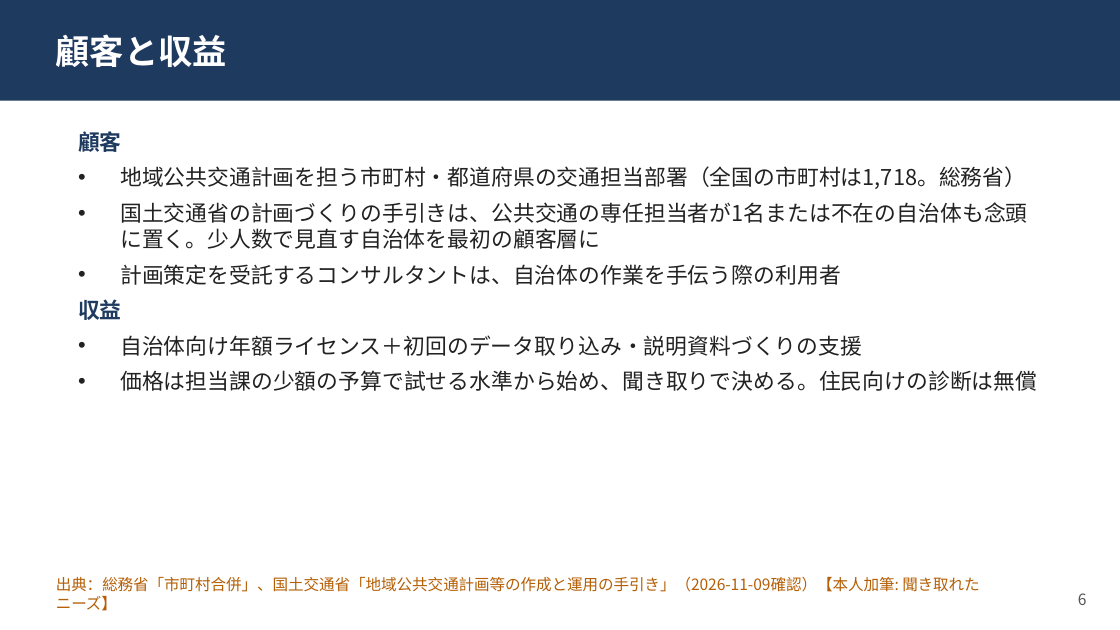
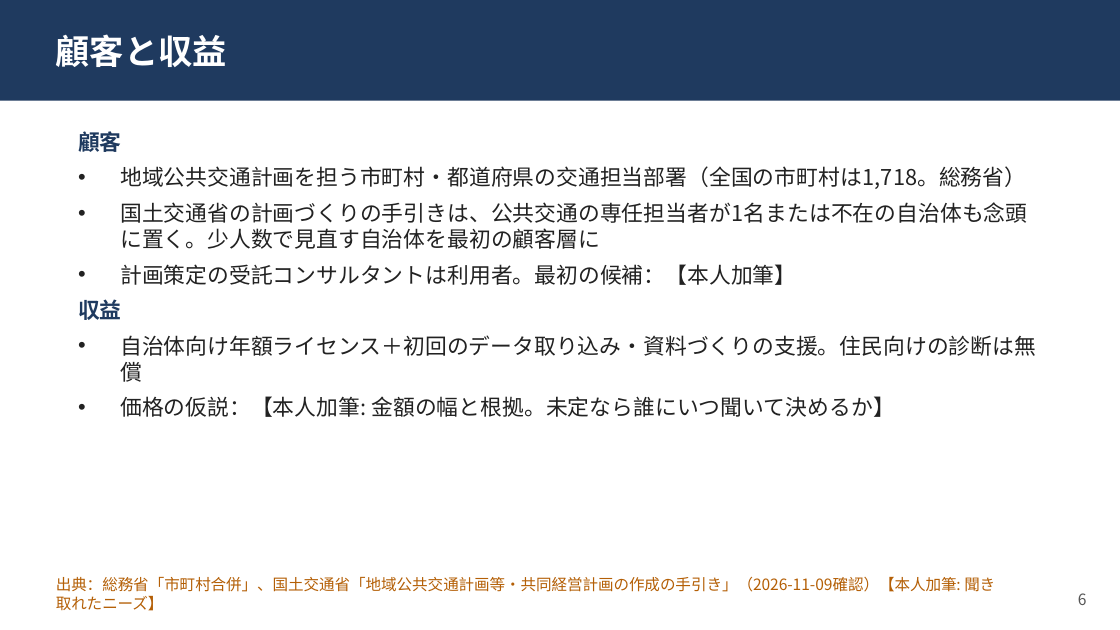
Before and after one commit to sota1111/geo-campaign-2026, a slide deck: slide 6 of contests/ichibiz-2026/submission/business/supplement/supplement.pptx. Drawn at 1120x630 pixels with LibreOffice and Linux fonts; fonts in the diff are those of the drawing. Boxes give left, top, right and bottom in pixels: in the first picture for what was removed or moved away, otherwise in the second. Text is boxed around its words. In the diff, an @@ line names an element or a change of style, - is before the commit and + after.

```diff
--- a/contests/ichibiz-2026/submission/business/supplement/supplement.pptx
+++ b/contests/ichibiz-2026/submission/business/supplement/supplement.pptx
@@ text at bbox=[120, 264, 796, 285]: text changed @@
-• 計画策定を受託するコンサルタントは、自治体の作業を手伝う際の利用者
+• 計画策定の受託コンサルタントは利用者。最初の候補：【本人加筆】
@@ text at bbox=[120, 335, 1036, 417]: text changed @@
-• 自治体向け年額ライセンス＋初回のデータ取り込み・説明資料づくりの支援
-• 価格は担当課の少額の予算で試せる水準から始め、聞き取りで決める。住民向けの診断は無償
+• 自治体向け年額ライセンス＋初回のデータ取り込み・資料づくりの支援。住民向けの診断は無償
+• 価格の仮説：【本人加筆: 金額の幅と根拠。未定なら誰にいつ聞いて決めるか】
@@ text at bbox=[56, 577, 995, 611]: text changed @@
-出典：総務省「市町村合併」、国土交通省「地域公共交通計画等の作成と運用の手引き」（2026-11-09確認）【本人加筆: 聞き取れたニーズ】
+出典：総務省「市町村合併」、国土交通省「地域公共交通計画等・共同経営計画の作成の手引き」（2026-11-09確認）【本人加筆: 聞き取れたニーズ】
```
Also in this commit, not shown: 2 other slides changed, 18 other files.
